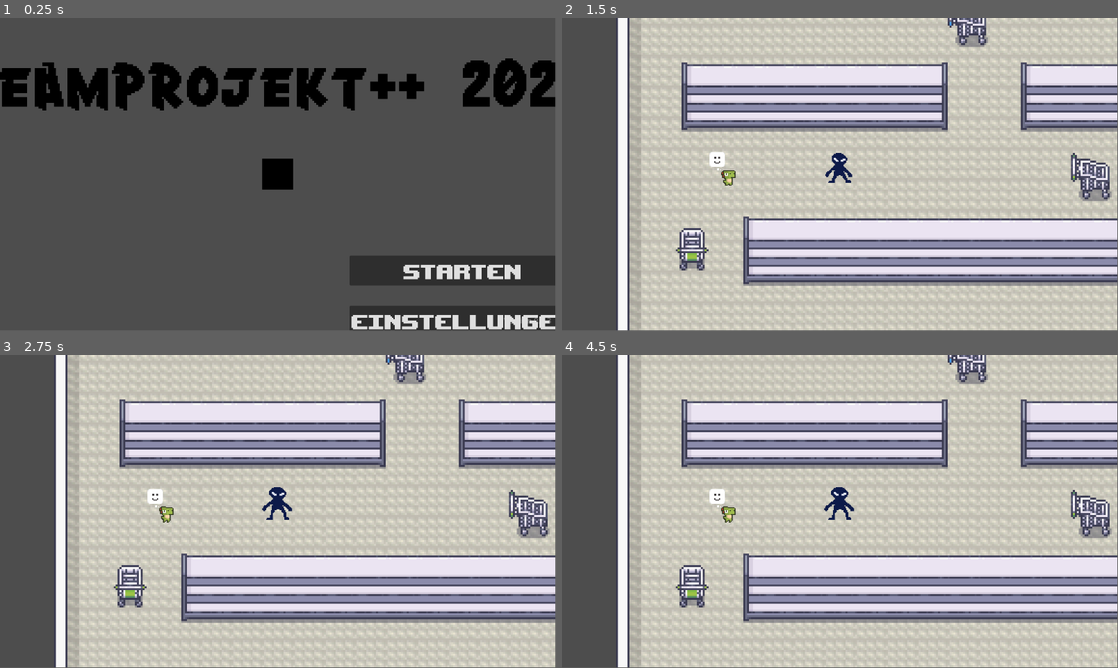
Above: before the commit, frames 1-4 (two rows, left to right).
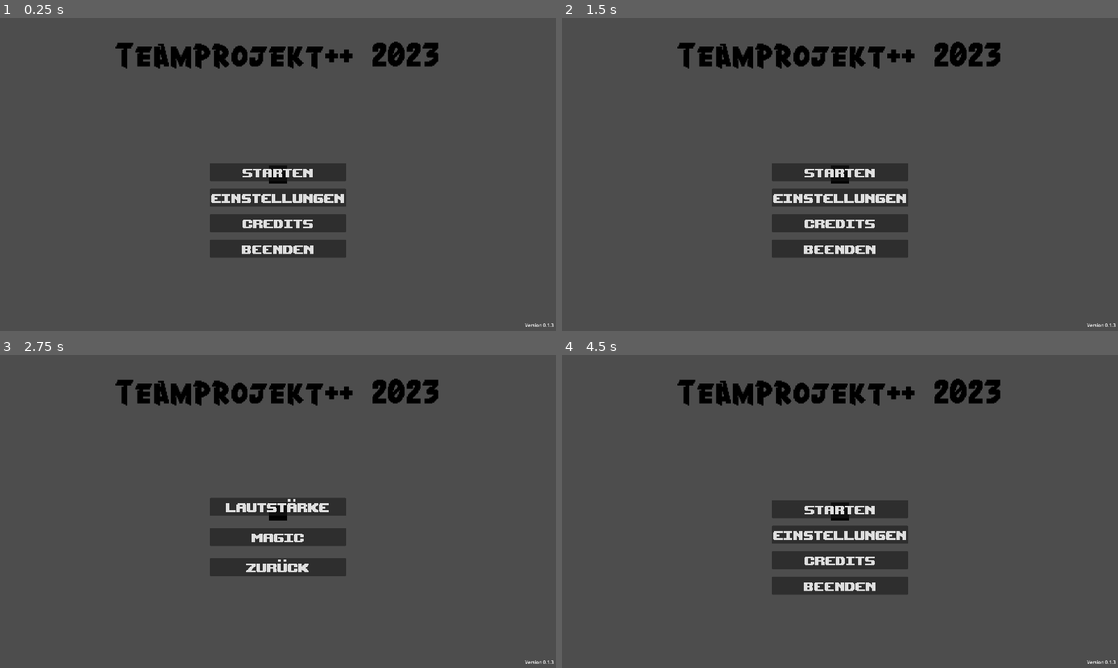
Above: after the commit, the same moments.

Repository: NickZelt/Teamproject23
Game: Godot game, scene res://scenes/main.tscn
Same seed, same stepped clock (60 frames per second), same inputs: the game is played once before the commit and once after it. Video files are missing from this copy of the repository; at most half a second of black plays in their place.
Inputs (mouse positions are in pixels of both pictures, inside the frame that each line leads up to):
- Up to frame 1 (0.25 s): no input
- Up to frame 2 (1.5 s): click "Starten" at 0.5 s; click (650, 27) at 1.25 s, where only the run after the commit has a clickable "Zurück zum Hauptmenü"
- Up to frame 3 (2.75 s): click (278, 533) at 2 s, where only the run after the commit has a clickable "Einstellungen"
- Up to frame 4 (4.5 s): click (840, 505) at 2.75 s, where only the run after the commit has a clickable "Lautstärke"; click (840, 536) at 3.5 s, where only the run after the commit has a clickable "Magic"; click (840, 567) at 4.25 s, where only the run after the commit has a clickable "Zurück"
In our replay, the window is 799x449 before the commit and 800x450 after it. These sizes can differ from the game's own. Grey fills any space a smaller window leaves; there, only what the larger window draws over its background counts as a difference.

The runs differ from the first frame. In frame 1, 22% of the frame differs, in the area x 0-100%, y 7-100%; in frame 2, 84%, in the area x 10-100%, y 0-100%; in frame 3, 84%; in frame 4, 84%.

Commit message:
Fixed Main Menu View

Diff:
--- a/project.godot
+++ b/project.godot
@@ -21,10 +21,14 @@
 
 [display]
 
-window/size/mode=3
+window/size/viewport_width=1920
+window/size/viewport_height=1080
+window/size/mode=4
 window/size/initial_screen=2
+window/size/borderless=true
+window/stretch/mode="viewport"
+window/stretch/aspect="expand"
 window/handheld/orientation=1
-window/vsync/vsync_mode=0
 
 [input]
 
--- a/scenes/menus/main_menu.tscn
+++ b/scenes/menus/main_menu.tscn
@@ -42,22 +42,21 @@
 [node name="AudioStreamPlayer" type="AudioStreamPlayer" parent="."]
 stream = ExtResource("3_8xo1g")
 volume_db = -5.0
-autoplay = true
 
 [node name="TitleText" type="Label" parent="."]
 layout_mode = 1
 anchors_preset = 5
 anchor_left = 0.5
 anchor_right = 0.5
-offset_left = -660.0
-offset_top = 91.0
-offset_right = 660.0
-offset_bottom = 195.0
+offset_left = -560.5
+offset_top = 88.0
+offset_right = 560.5
+offset_bottom = 177.0
 grow_horizontal = 2
 theme_type_variation = &"HeaderLarge"
 theme_override_colors/font_color = Color(0, 0, 0, 1)
 theme_override_fonts/font = ExtResource("4_14pno")
-theme_override_font_sizes/font_size = 100
+theme_override_font_sizes/font_size = 85
 text = "Teamprojekt++   2023"
 
 [node name="VersionNumber" type="Label" parent="."]
@@ -76,20 +75,30 @@
 text = "Version 0.1.3"
 
 [node name="MainMenu" type="Control" parent="."]
-anchors_preset = 0
-offset_right = 40.0
-offset_bottom = 40.0
+layout_mode = 1
+anchors_preset = 8
+anchor_left = 0.5
+anchor_top = 0.5
+anchor_right = 0.5
+anchor_bottom = 0.5
+offset_left = -20.0
+offset_top = -20.0
+offset_right = 20.0
+offset_bottom = 20.0
+grow_horizontal = 2
+grow_vertical = 2
 
 [node name="Play" type="Button" parent="MainMenu"]
-layout_mode = 2
-anchor_left = 0.5
-anchor_top = 0.5
-anchor_right = 0.5
-anchor_bottom = 0.5
-offset_left = 705.0
-offset_top = 473.0
-offset_right = 1175.0
-offset_bottom = 535.0
+layout_mode = 1
+anchors_preset = 8
+anchor_left = 0.5
+anchor_top = 0.5
+anchor_right = 0.5
+anchor_bottom = 0.5
+offset_left = -235.0
+offset_top = -39.0
+offset_right = 235.0
+offset_bottom = 23.0
 grow_horizontal = 2
 grow_vertical = 2
 theme_override_fonts/font = ExtResource("5_0i0d2")
@@ -97,15 +106,16 @@
 text = "Starten"
 
 [node name="Options" type="Button" parent="MainMenu"]
-layout_mode = 2
-anchor_left = 0.5
-anchor_top = 0.5
-anchor_right = 0.5
-anchor_bottom = 0.5
-offset_left = 705.0
-offset_top = 577.0
-offset_right = 1175.0
-offset_bottom = 639.0
+layout_mode = 1
+anchors_preset = 8
+anchor_left = 0.5
+anchor_top = 0.5
+anchor_right = 0.5
+anchor_bottom = 0.5
+offset_left = -235.0
+offset_top = 49.0
+offset_right = 235.0
+offset_bottom = 111.0
 grow_horizontal = 2
 grow_vertical = 2
 theme_override_fonts/font = ExtResource("5_0i0d2")
@@ -113,15 +123,16 @@
 text = "Einstellungen"
 
 [node name="Credits" type="Button" parent="MainMenu"]
-layout_mode = 2
-anchor_left = 0.5
-anchor_top = 0.5
-anchor_right = 0.5
-anchor_bottom = 0.5
-offset_left = 705.0
-offset_top = 681.0
-offset_right = 1175.0
-offset_bottom = 743.0
+layout_mode = 1
+anchors_preset = 8
+anchor_left = 0.5
+anchor_top = 0.5
+anchor_right = 0.5
+anchor_bottom = 0.5
+offset_left = -235.0
+offset_top = 137.0
+offset_right = 235.0
+offset_bottom = 199.0
 grow_horizontal = 2
 grow_vertical = 2
 theme_override_fonts/font = ExtResource("5_0i0d2")
@@ -129,15 +140,16 @@
 text = "Credits"
 
 [node name="Quit" type="Button" parent="MainMenu"]
-layout_mode = 2
-anchor_left = 0.5
-anchor_top = 0.5
-anchor_right = 0.5
-anchor_bottom = 0.5
-offset_left = 705.0
-offset_top = 785.0
-offset_right = 1175.0
-offset_bottom = 847.0
+layout_mode = 1
+anchors_preset = 8
+anchor_left = 0.5
+anchor_top = 0.5
+anchor_right = 0.5
+anchor_bottom = 0.5
+offset_left = -235.0
+offset_top = 225.0
+offset_right = 235.0
+offset_bottom = 287.0
 grow_horizontal = 2
 grow_vertical = 2
 theme_override_fonts/font = ExtResource("5_0i0d2")
